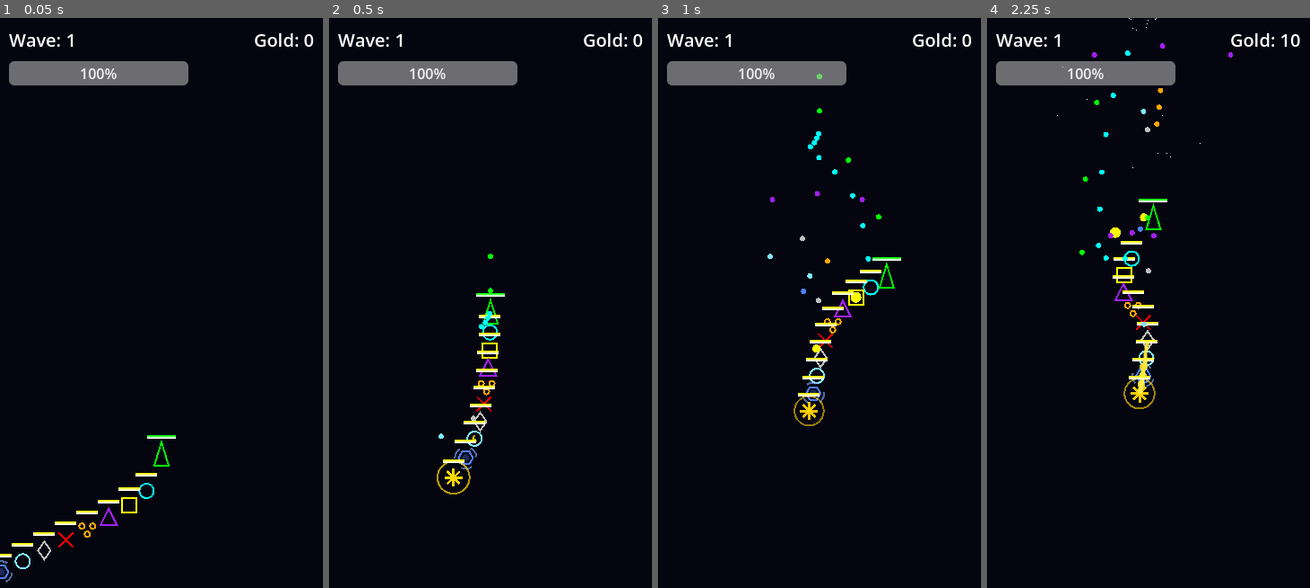
Above: before the commit, frames 1-4 (left to right).
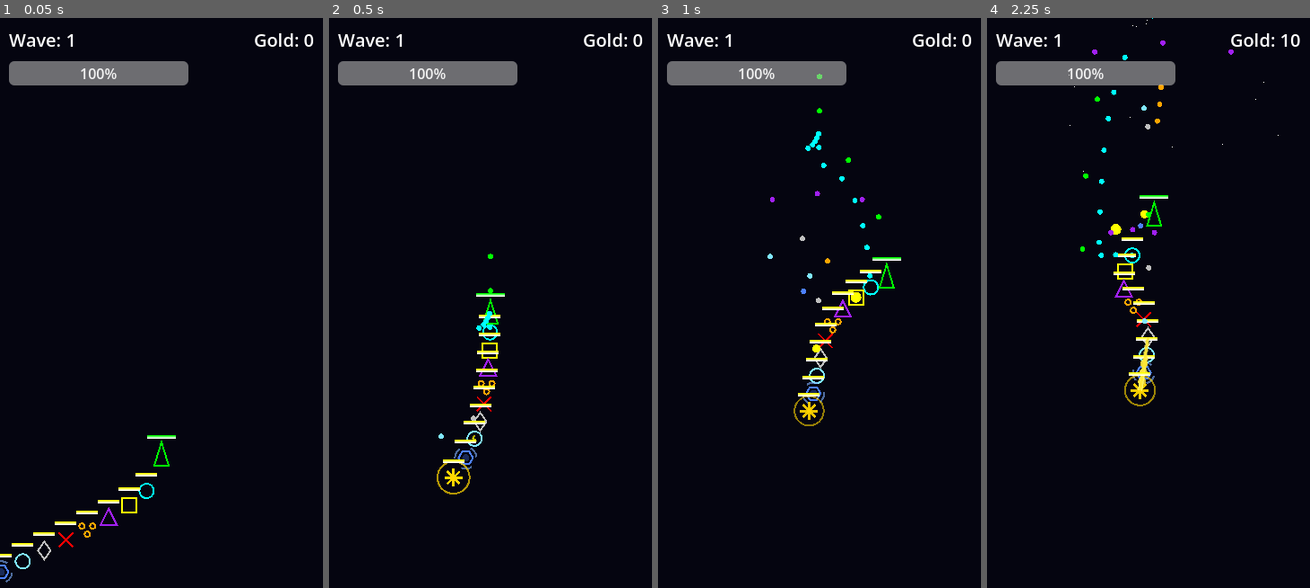
Above: after the commit, the same moments.

Repository: PPG11/NeonFormation
Game: Godot game, scene res://scenes/Main.tscn
Two runs of this game, one before a commit and one after it. Both use one fixed random seed, a clock stepped at 60 frames per second and the inputs below.
Inputs (mouse positions are in pixels of both pictures, inside the frame that each line leads up to):
- Up to frame 1 (0.05 s): no input
- Up to frame 2 (0.5 s): no input
- Up to frame 3 (1 s): move the mouse to (890, 274) at 0.52 s
- Up to frame 4 (2.25 s): move the mouse to (1083, 337) at 1.27 s; move the mouse to (1180, 177) at 2.02 s

Frame 1 is identical in both runs. In frame 2, less than 0.1% of the frame differs, in the area x 45-51%, y 52-55%; in frame 3, 0.1%; in frame 4, 2.0%, in the area x 21-91%, y 0-69%.

Commit message:
Implement Alpha Version upgrade with difficulty scaling, economy fixes, unit merging, and boss battle.
- Balance: Increased enemy HP exponential scaling (1.25) and base HP per wave (25). Buffed Striker class (fire rate 0.08, damage 10).
- Economy: Fixed gold deduction logic in Main.gd and added safety checks/logging in ShopUI.gd.
- Unit Merge: Implemented recursive 3-unit merge logic in Player.gd, preserving snake chain order by inserting at the lowest index.
- Boss Battle: Enhanced Boss spawning logic in Main.gd, unified Boss HP bar to top-center (Main UI), and cleaned up Boss.gd.
- Visuals: Added dynamic visibility to Enemy HP bars (hidden until damaged). Verified Player/SnakeBody HP bars.

Co-authored-by: PPG11 <38418801+PPG11@users.noreply.github.com>

Diff:
--- a/scripts/GameBalance.gd
+++ b/scripts/GameBalance.gd
@@ -9,8 +9,8 @@
 # ==================== Snake Body ====================
 @export_group("SnakeBody")
 @export var unit_price: int = 100
-@export var striker_damage: int = 8
-@export var striker_interval: float = 0.1
+@export var striker_damage: int = 10
+@export var striker_interval: float = 0.08
 @export var heavy_damage: int = 25
 @export var heavy_interval: float = 1.0
 @export var heavy_scale: float = 2.0
@@ -74,8 +74,8 @@
 # ==================== Enemy ====================
 @export_group("Enemy")
 @export var enemy_base_hp: int = 60
-@export var enemy_hp_per_wave: int = 15
-@export var enemy_hp_exponent: float = 1.15
+@export var enemy_hp_per_wave: int = 25
+@export var enemy_hp_exponent: float = 1.25
 @export var enemy_base_speed: float = 100.0
 @export var enemy_speed_per_wave: float = 5.0
 @export var enemy_speed_exponent: float = 1.02
--- a/scripts/Main.gd
+++ b/scripts/Main.gd
@@ -55,6 +55,9 @@
     _boss_hp_bar.position = Vector2(60, 80)
     _boss_hp_bar.modulate = Color.RED
     $CanvasLayer.add_child(_boss_hp_bar)
+
+    # Ensure Boss HP Bar is hidden initially
+    _boss_hp_bar.visible = false
 
     _spawn_timer = Timer.new()
     _spawn_timer.wait_time = spawn_interval
@@ -79,7 +82,7 @@
     _update_hp_bar()
 
     if _boss_hp_bar.visible:
-        var bosses = get_tree().get_nodes_in_group("enemy")
+        var bosses = get_tree().get_nodes_in_group("boss")
         if bosses.size() > 0:
             var b = bosses[0]
             if "current_hp" in b:
@@ -163,7 +166,7 @@
     start_wave()
 
 func _on_item_purchased(unit_type: int, cost: int) -> void:
-    # 商店已经扣除了金币，这里只需要同步并添加单位
+    print("Purchased unit %d for %d gold. Remaining: %d" % [unit_type, cost, gold - cost])
     gold -= cost
     _update_ui()
     if _player != null and _player.has_method("add_body"):
--- a/scripts/entities/Boss.gd
+++ b/scripts/entities/Boss.gd
@@ -32,6 +32,7 @@
     _base_modulate = modulate
     add_to_group("enemy")
     add_to_group("enemy_team")
+    add_to_group("boss")
     monitoring = true
 
     _state_timer = Timer.new()
@@ -44,7 +45,7 @@
     add_child(_shoot_timer)
     _shoot_timer.timeout.connect(_on_shoot_timer_timeout)
 
-    _setup_hp_bar()
+    # _setup_hp_bar() # Main UI handles Boss HP Bar
     _setup_particles()
     _change_state(State.ENTERING)
 
@@ -372,8 +373,7 @@
 
 func take_damage(amount: int) -> void:
     current_hp -= amount
-    if _hp_bar:
-        _hp_bar.value = current_hp
+    # _hp_bar handled by Main UI
 
     modulate = Color.RED
     var tween := create_tween()
--- a/scripts/entities/Enemy.gd
+++ b/scripts/entities/Enemy.gd
@@ -74,6 +74,7 @@
     _hp_bar.position = Vector2(-12, -24)
     _hp_bar.max_value = max_hp
     _hp_bar.value = current_hp
+    _hp_bar.visible = false # Hidden until damaged
     add_child(_hp_bar)
 
 func _process(delta: float) -> void:
@@ -137,6 +138,8 @@
     current_hp -= amount
     if _hp_bar:
         _hp_bar.value = current_hp
+        if not _hp_bar.visible:
+            _hp_bar.visible = true
     modulate = Color.RED
     var tween := create_tween()
     tween.tween_property(self, "modulate", _base_modulate, 0.1)
--- a/scripts/entities/Player.gd
+++ b/scripts/entities/Player.gd
@@ -163,7 +163,7 @@
 func add_body(unit_type: int) -> void:
     _add_body_internal(unit_type, 1)
 
-func _add_body_internal(unit_type: int, level: int) -> void:
+func _add_body_internal(unit_type: int, level: int, insert_index: int = -1) -> void:
     var matching_indices = []
     for i in range(body_parts.size()):
         var part = body_parts[i]
@@ -173,6 +173,11 @@
                 break
 
     if matching_indices.size() == 2:
+        # Found 2 existing units, plus the new one makes 3. Merge!
+        var target_index = min(matching_indices[0], matching_indices[1])
+        if insert_index != -1:
+            target_index = min(target_index, insert_index)
+
         matching_indices.sort()
         matching_indices.reverse()
         for idx in matching_indices:
@@ -181,25 +186,37 @@
             part.queue_free()
 
         _refresh_body_targets()
-        _add_body_internal(unit_type, level + 1)
-        return
-
+        print("Merged 3x type %d Level %d -> 1x Level %d at index %d" % [unit_type, level, level+1, target_index])
+        _add_body_internal(unit_type, level + 1, target_index)
+        return
+
+    # No merge, add unit
     if body_scene == null:
         return
     var body := body_scene.instantiate() as Node2D
     if body == null:
         return
-    var target: Node2D = self if body_parts.is_empty() else body_parts.back()
+
     body.set("unit_type", unit_type)
     body.set("level", level)
-    body.set("target", target)
+
+    if insert_index != -1 and insert_index <= body_parts.size():
+        body_parts.insert(insert_index, body)
+    else:
+        body_parts.append(body)
+
     get_tree().current_scene.add_child(body)
     body.tree_exited.connect(_on_body_exited.bind(body))
-    var offset := body.get("follow_offset") as Vector2
-    if offset == null:
-        offset = Vector2.ZERO
-    body.global_position = target.global_transform * offset
-    body_parts.append(body)
+
+    _refresh_body_targets()
+
+    # Set initial position based on target
+    var target = body.get("target")
+    if target:
+        var offset = body.get("follow_offset")
+        if offset == null: offset = Vector2.ZERO
+        body.global_position = target.global_transform * offset
+
     recalculate_synergies()
 
 func _on_body_exited(body: Node) -> void:
--- a/scripts/ui/ShopUI.gd
+++ b/scripts/ui/ShopUI.gd
@@ -84,8 +84,13 @@
 
     # 购买商品
     var price = balance.unit_price
+    if _current_gold < price:
+        return
+
     _current_gold -= price
     _purchased[index] = true
+
+    print("[Shop] Requesting purchase of %s for %d. Local gold remaining: %d" % [_type_to_label(_options[index]), price, _current_gold])
 
     # 发射购买信号
     emit_signal("item_purchased", _options[index], price)
